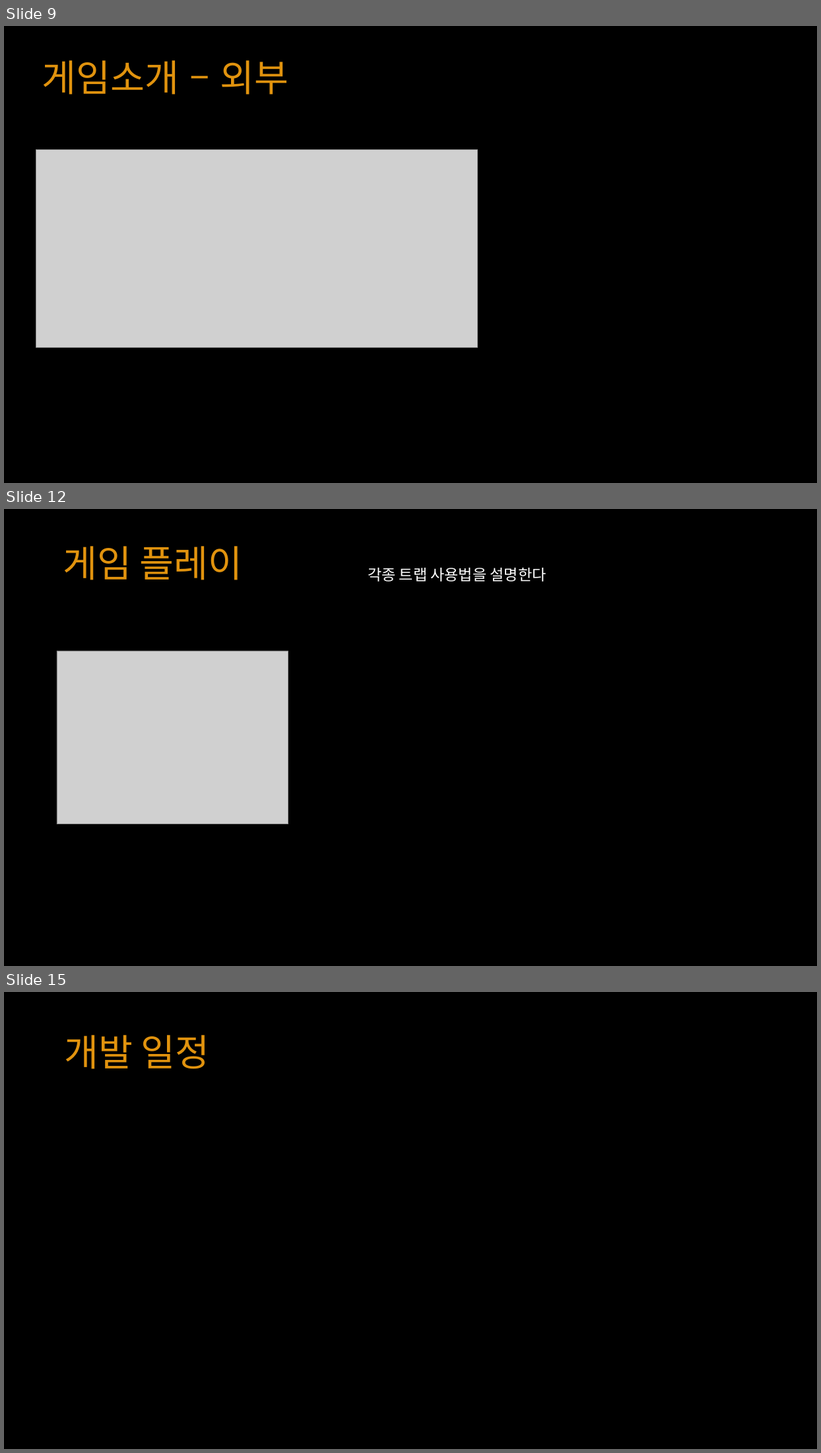
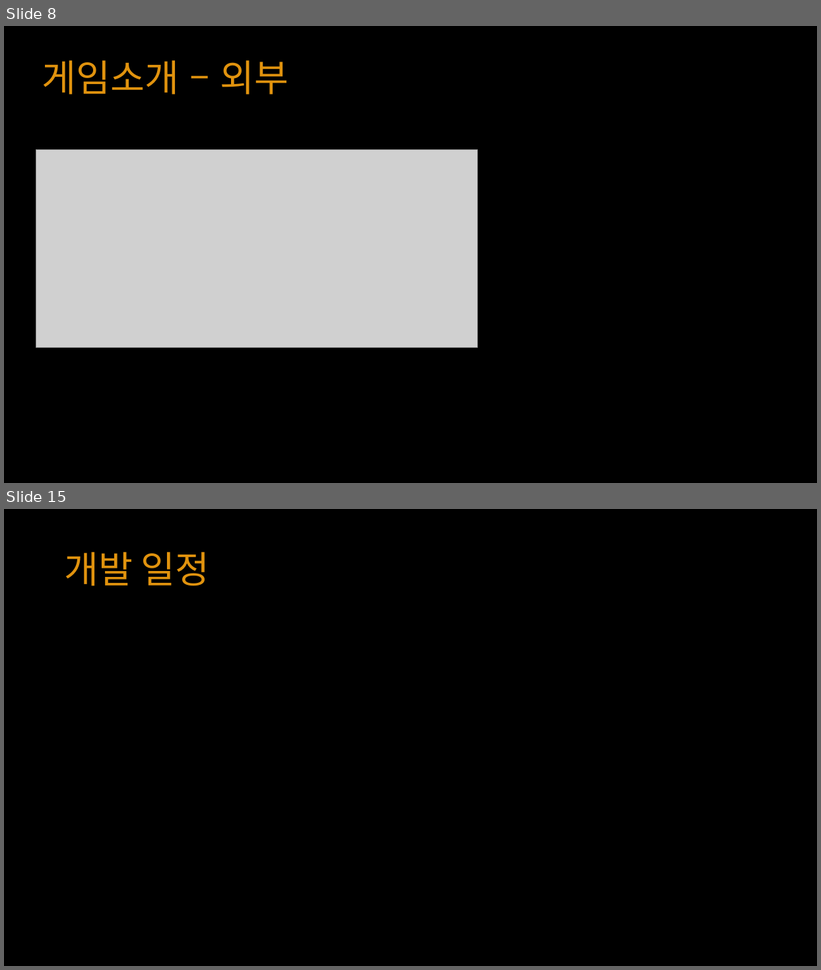
Before and after one commit to YKTeam/Room503, a slide deck: Document/Escape Cube(가제) ppt.pptx. Shown one above the other, each under a label of ours: slides 9, 12 and 15 before the commit, slides 8 and 15 after it; the slides between them are not shown. The pictures are 821x1453 and 821x970 pixels, drawn with LibreOffice and Linux fonts; fonts in the diff are those of the drawing; grey boxes stand for pictures. Boxes give left, top, right and bottom in pixels: in the first picture for what was removed or moved away, otherwise in the second. Text is boxed around its words. In the diff, an @@ line names an element or a change of style, - is before the commit and + after.

Commit message:
발표ppt
이미지추가, 설명추가

```diff
--- a/Document/Escape Cube(가제) ppt.pptx
+++ b/Document/Escape Cube(가제) ppt.pptx
@@ slide 12 removed at box(4, 509, 817, 966), background #000000 @@
@@ text removed at box(63, 546, 243, 580) @@
-게임 플레이
@@ text removed at box(368, 568, 547, 582) @@
-각종 트랩 사용법을 설명한다
@@ picture removed at box(57, 651, 288, 825) @@
@@ what was slide 9 is now slide 8 @@
```
Also in this commit, not shown: 7 slides changed, 2 slides added, 1 other slide removed, 1 other file.
